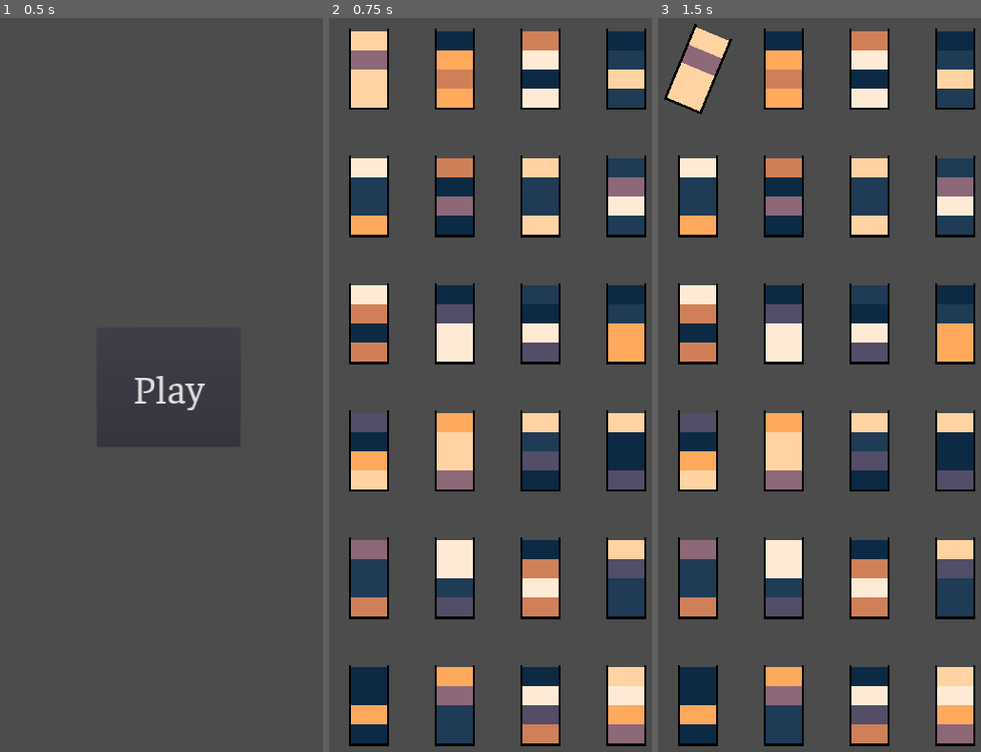
Above: before the commit, frames 1-3 (left to right).
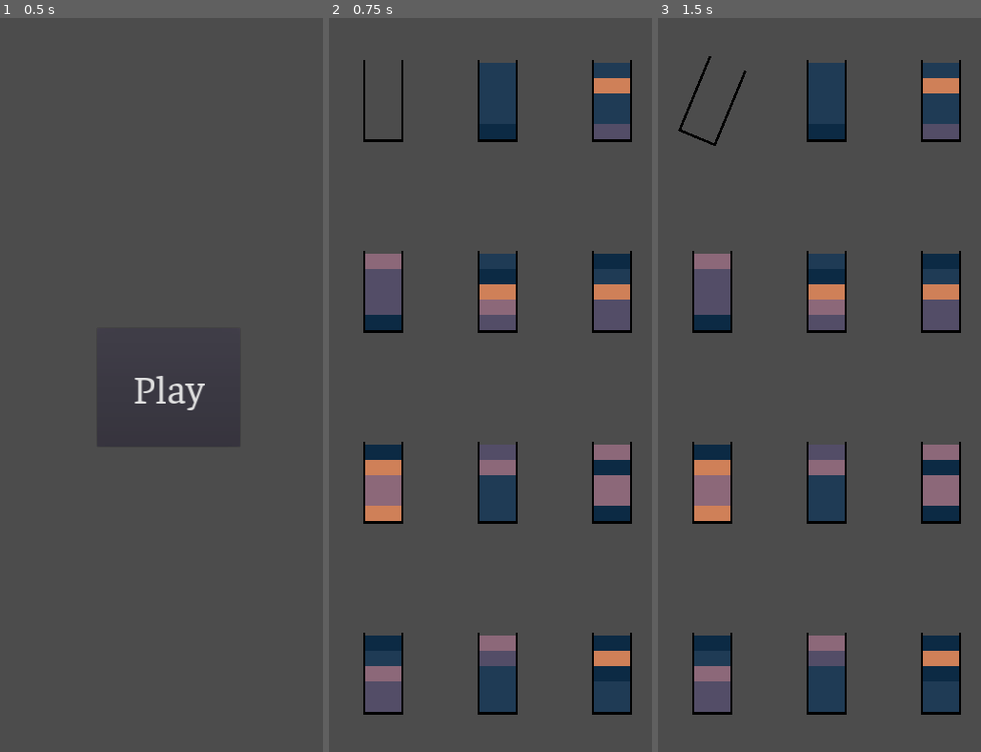
Above: after the commit, the same moments.

Repository: Violation-Studios/sand-bottles
Game: Godot game, scene res://scenes/menu/menu.tscn
Same seed, same stepped clock (60 frames per second), same inputs: the game is played once before the commit and once after it.
Inputs (mouse positions are in pixels of both pictures, inside the frame that each line leads up to):
- Up to frame 1 (0.5 s): no input
- Up to frame 2 (0.75 s): click "Play" at 0.5 s
- Up to frame 3 (1.5 s): tap Enter at 1.25 s; move the mouse to (696, 69) at 1.27 s; click (696, 69) at 1.42 s

Frame 1 is identical in both runs. In frame 2, 43% of the frame differs, in the area x 6-99%, y 1-100%; in frame 3, 43%, in the area x 1-99%, y 0-100%.

Commit message:
Update game.gd
implement try_move_section. Game is now technically playable. No guaranteed win yet though.

Diff:
--- a/scenes/game/game.gd
+++ b/scenes/game/game.gd
@@ -9,17 +9,21 @@
 ]
 var bottles = []
 var selected_bottle: Bottle = null
+var section_quantity: int = 5
 
 
 func _ready():
-	setup_board(6,4)
+	setup_board(4,3)
+	for section in bottles[0].sections:
+		section.queue_free()
+	bottles[0].sections.clear()
 
 
 func _process(_delta):
 	pass
 
 
-func create_bottle(section_quantity: int, color_quantity: int):
+func create_bottle(color_quantity: int):
 	var rng = RandomNumberGenerator.new()
 	rng.randomize()
 	var new_bottle = Bottle.instance()
@@ -37,9 +41,13 @@
 		new_bottle.add_child(new_section)
 
 		new_section.scale.y /= section_quantity
-		new_section.position.y -= (120.0 / section_quantity) * (1 + (section * 2))
+		position_section(new_section, section)
 
 	return new_bottle
+
+
+func position_section(section, position):
+	section.position.y = (-120.0 / section_quantity) * (1 + (position * 2)) +120
 
 
 func setup_board(rows: int, columns: int):
@@ -48,13 +56,19 @@
 
 	for row in range(1, rows + 1):
 		for column in range(1, columns + 1):
-			var bottle = create_bottle(4,8)
+			var bottle = create_bottle(5)
 			bottle.position.x = column_width * column - (column_width / 2)
 			bottle.position.y = row_height * row - (row_height / 2)
 
 
-func try_move_section(_from, _to):
-	pass
+func try_move_section(from, to):
+	if from.sections.size() > 0 and to.sections.size() < section_quantity:
+		from.remove_child(from.sections.back())
+		to.add_child(from.sections.back())
+
+		to.sections.push_back(from.sections.pop_back())
+
+		position_section(to.sections.back(), to.sections.size() - 1)
 
 
 func _on_Bottle_selected(bottle):
